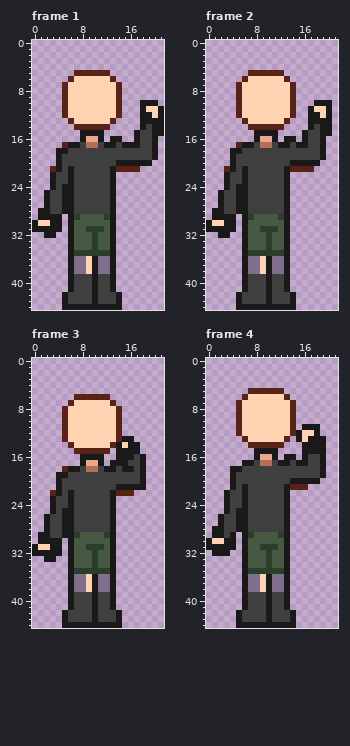
Two states of a pixel-art file, michael_knocking.aseprite. The picture above was drawn from the file before the commit.
22x45 pixels, 4 frames. Shown: frame 1, frame 2, frame 3, frame 4.
The same view after the edit:
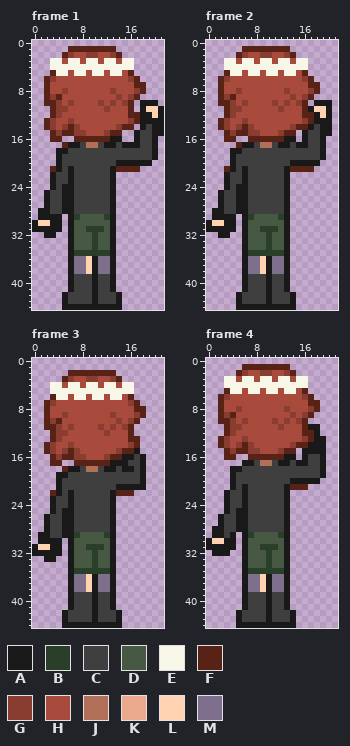
Palette (. is transparent): A #191919  B #293f2a  C #3f3f3f  D #475942  E #f8f6e7  F #592216  G #893c30  H #a84a3c  J #b26f59  K #eaa88c  L #ffd2b2  M #7e708c
Change:
layer "forest hair" now shown
layer "hat flower" added
Frame 1, layers "hat flower", "forest hair":
y 1: x 6..13 ........ -> FFFFFFFF
y 2: x 5..14 .......... -> FGHHGGHHGF
y 3: x 3..16 .............. -> EEHEEHEEHEEHEE
y 4: x 3..16 .............. -> EEEEEEEEEEEEEE
y 5: x 3..16 ....FFFFFF.... -> FEEHEEHEEHEEHF
y 6: x 2..17 ....FLLLLLLF.... -> FGHHHHHHHHHHHHGF
y 7: x 2..18 ...FLLLLLLLLF.... -> FHHHHHHHHHHHHHHFF
y 8: x 2..18 ...FLLLLLLLLF.... -> FHHGHHHHHHHGHHHGF
y 9: x 2..17 ...FLLLLLLLLF... -> FGFHHHHHHHHHGHGF
y 10: x 2..16 ...FLLLLLLLLF.. -> FFGHGHHHHGHGHGF
y 11: x 3..16 ..FLLLLLLLLF.. -> FGGHHHHHHGHHHF
y 12: x 3..17 ..FLLLLLLLLF... -> FGHHHHHHHHHHHFF
y 13: x 2..17 ....FLLLLLLF.... -> FGHHGHHHHHHHHHGF
y 14: x 2..16 .....FFFFFF.... -> FGHGFGHHHHHHGFF
y 15: x 3..14 .....AAAA... -> FGFFGGHHHGFF
y 16: x 3..4 .. -> FF; x 7..12 .AKKA. -> FFFFFF
Frame 2, layers "hat flower", "forest hair":
y 1: x 6..13 ........ -> FFFFFFFF
y 2: x 5..14 .......... -> FGHHGGHHGF
y 3: x 3..16 .............. -> EEHEEHEEHEEHEE
y 4: x 3..16 .............. -> EEEEEEEEEEEEEE
y 5: x 3..16 ....FFFFFF.... -> FEEHEEHEEHEEHF
y 6: x 2..17 ....FLLLLLLF.... -> FGHHHHHHHHHHHHGF
y 7: x 2..18 ...FLLLLLLLLF.... -> FHHHHHHHHHHHHHHFF
y 8: x 2..18 ...FLLLLLLLLF.... -> FHHGHHHHHHHGHHHGF
y 9: x 2..17 ...FLLLLLLLLF... -> FGFHHHHHHHHHGHGF
y 10: x 2..16 ...FLLLLLLLLF.. -> FFGHGHHHHGHGHGF
y 11: x 3..16 ..FLLLLLLLLF.. -> FGGHHHHHHGHHHF
y 12: x 3..17 ..FLLLLLLLLF..A -> FGHHHHHHHHHHHFF
y 13: x 2..17 ....FLLLLLLF...A -> FGHHGHHHHHHHHHGF
y 14: x 2..16 .....FFFFFF.... -> FGHGFGHHHHHHGFF
y 15: x 3..14 .....AAAA... -> FGFFGGHHHGFF
y 16: x 3..4 .. -> FF; x 7..12 .AKKA. -> FFFFFF
Frame 3, layers "hat flower", "forest hair":
y 2: x 6..13 ........ -> FFFFFFFF
y 3: x 5..14 .......... -> FGHHGGHHGF
y 4: x 3..16 .............. -> EEHEEHEEHEEHEE
y 5: x 3..16 .............. -> EEEEEEEEEEEEEE
y 6: x 3..16 ....FFFFFF.... -> FEEHEEHEEHEEHF
y 7: x 2..17 ....FLLLLLLF.... -> FGHHHHHHHHHHHHGF
y 8: x 2..18 ...FLLLLLLLLF.... -> FHHHHHHHHHHHHHHFF
y 9: x 2..18 ...FLLLLLLLLF.... -> FHHGHHHHHHHGHHHGF
y 10: x 2..17 ...FLLLLLLLLF... -> FGFHHHHHHHHHGHGF
y 11: x 2..16 ...FLLLLLLLLF.. -> FFGHGHHHHGHGHGF
y 12: x 3..16 ..FLLLLLLLLF.. -> FGGHHHHHHGHHHF
y 13: x 3..17 ..FLLLLLLLLFAA. -> FGHHHHHHHHHHHFF
y 14: x 2..17 ....FLLLLLLFALAA -> FGHHGHHHHHHHHHGF
y 15: x 2..16 .....FFFFFF.AAA -> FGHGFGHHHHHHGFF
y 16: x 3..14 .....AAAA..A -> FGFFGGHHHGFF
y 17: x 3..4 .. -> FF; x 7..12 .AKKA. -> FFFFFF
Frame 4, layers "hat flower", "forest hair":
y 1: x 6..13 ........ -> FFFFFFFF
y 2: x 5..14 .......... -> FGHHGGHHGF
y 3: x 3..16 .............. -> EEHEEHEEHEEHEE
y 4: x 3..16 .............. -> EEEEEEEEEEEEEE
y 5: x 3..16 ....FFFFFF.... -> FEEHEEHEEHEEHF
y 6: x 2..17 ....FLLLLLLF.... -> FGHHHHHHHHHHHHGF
y 7: x 2..18 ...FLLLLLLLLF.... -> FHHHHHHHHHHHHHHFF
y 8: x 2..18 ...FLLLLLLLLF.... -> FHHGHHHHHHHGHHHGF
y 9: x 2..17 ...FLLLLLLLLF... -> FGFHHHHHHHHHGHGF
y 10: x 2..16 ...FLLLLLLLLF.. -> FFGHGHHHHGHGHGF
y 11: x 3..16 ..FLLLLLLLLF.A -> FGGHHHHHHGHHHF
y 12: x 3..17 ..FLLLLLLLLFALL -> FGHHHHHHHHHHHFF
y 13: x 2..17 ....FLLLLLLF.ALA -> FGHHGHHHHHHHHHGF
y 14: x 2..16 .....FFFFFF...A -> FGHGFGHHHHHHGFF
y 15: x 3..14 .....AAAA... -> FGFFGGHHHGFF
y 16: x 3..4 .. -> FF; x 7..12 .AKKA. -> FFFFFF
